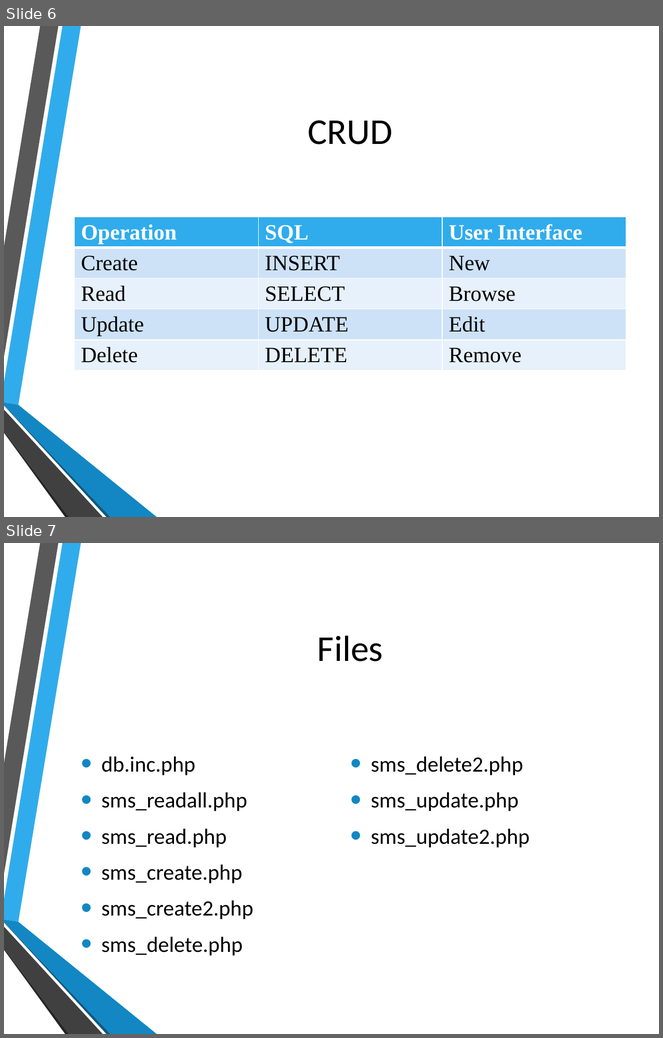
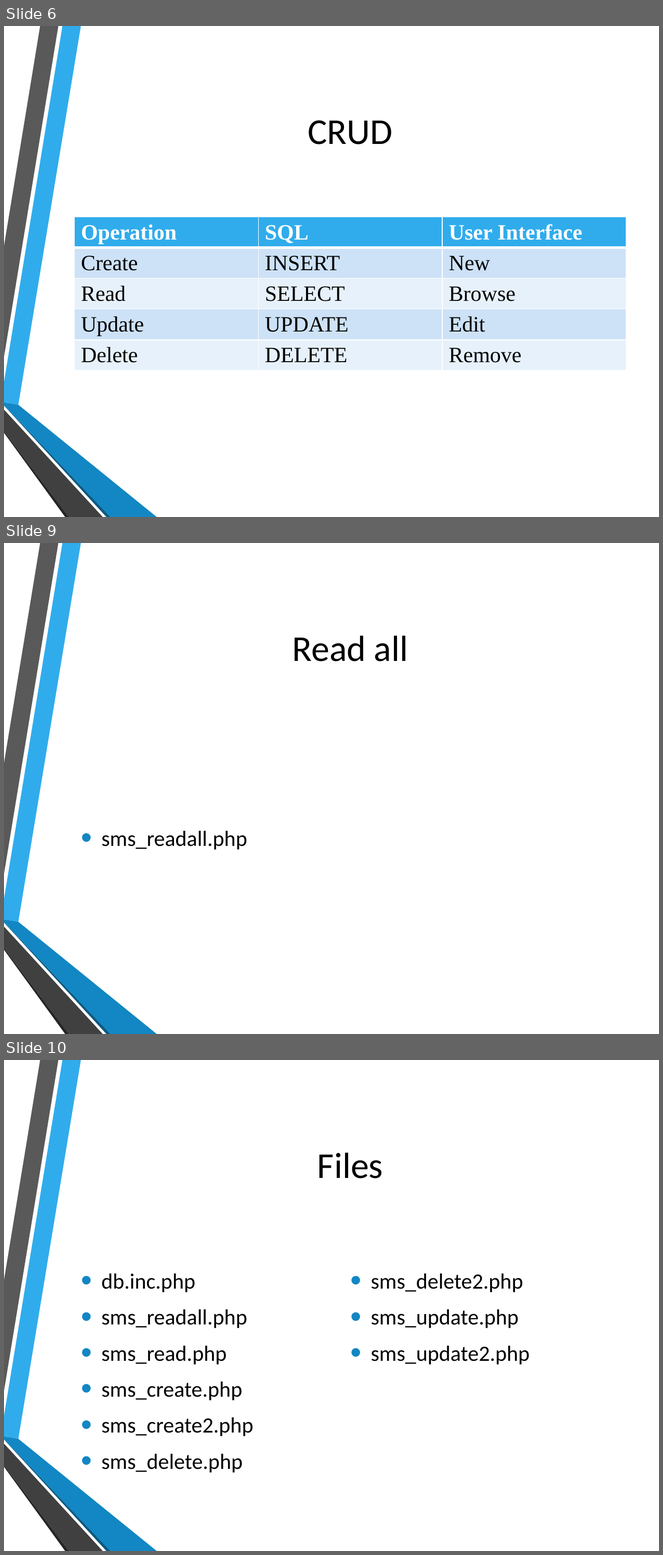
Before and after one commit to hatted/fevaworks-php, a slide deck: php-fw9/SMS.pptx. Shown one above the other, each under a label of ours: slides 6 and 7 before the commit, slides 6, 9 and 10 after it; the slides between them are not shown. The pictures are 663x1038 and 663x1555 pixels, drawn with LibreOffice and Linux fonts; fonts in the diff are those of the drawing; background and template pictures are left out. Boxes give left, top, right and bottom in pixels: in the first picture for what was removed or moved away, otherwise in the second. Text is boxed around its words. In the diff, an @@ line names an element or a change of style, - is before the commit and + after.

```diff
--- a/php-fw9/SMS.pptx
+++ b/php-fw9/SMS.pptx
@@ slide 9 added at (4, 543, 659, 1034), background picture (left out); not listed: 6 template elements that a slide beside it also shows @@
@@ title added at (293, 636, 409, 662), 40 pt, text #000000 @@
+Read all
@@ text added at (101, 831, 247, 850), 24 pt, text #000000 @@
+• sms_readall.php
@@ what was slide 7 is now slide 10 @@
```
Also in this commit, not shown: 2 other slides added, 55 other files.
